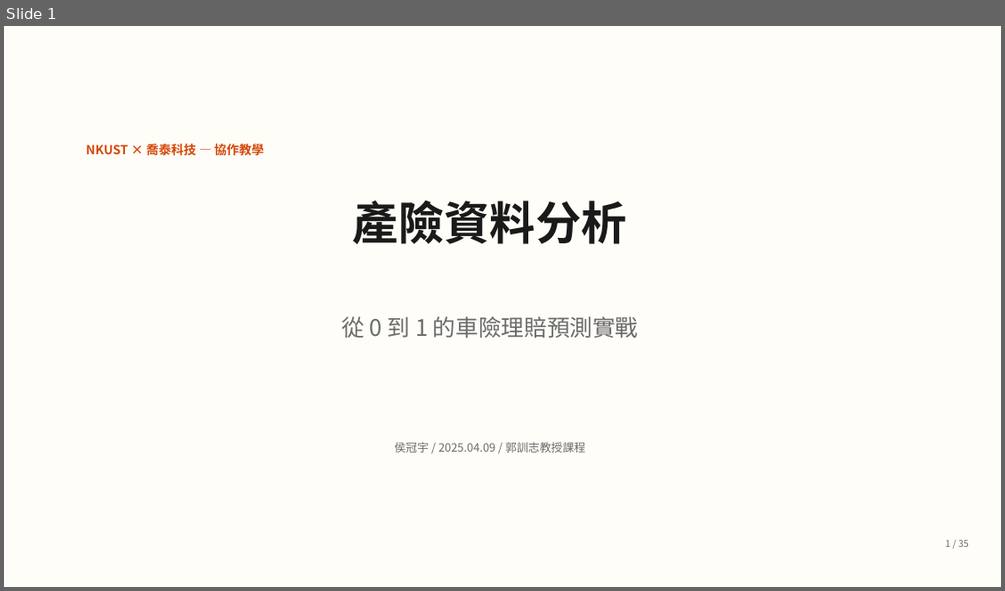
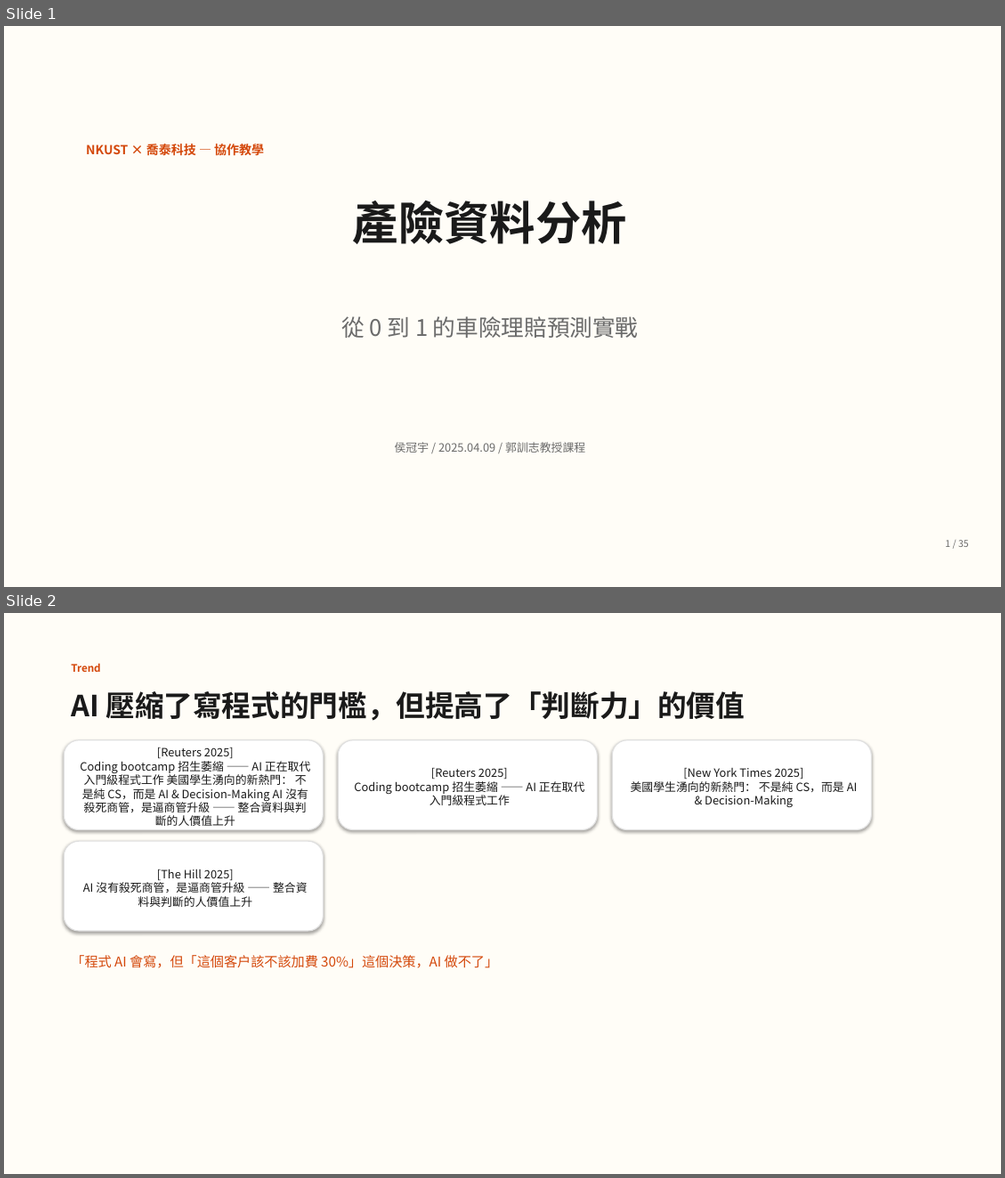
Before and after one commit to guanyuhoujeff/114-2-Data-Analysis-in-Casualty-Insurance-co-teaching, a slide deck: presentation_v2.pptx. Shown one above the other, each under a label of ours: slide 1 before the commit, slides 1 and 2 after it. The pictures are 1005x591 and 1005x1178 pixels, drawn with LibreOffice and Linux fonts; fonts in the diff are those of the drawing. Boxes give left, top, right and bottom in pixels: in the first picture for what was removed or moved away, otherwise in the second. Text is boxed around its words. In the diff, an @@ line names an element or a change of style, - is before the commit and + after.

```diff
--- a/presentation_v2.pptx
+++ b/presentation_v2.pptx
@@ slide 2 added at [4,613,1001,1174], background #FFFDF7 @@
@@ text added at [71,663,100,672], 10 pt, text #D4480B, bold @@
+Trend
@@ text added at [71,691,745,721], 28 pt, text #1A1A1A, bold @@
+AI 壓縮了寫程式的門檻，但提高了「判斷力」的價值
@@ rounded rectangle added at [64,740,324,830], fill #FFFFFF, outline #E0E0E0 1 pt, 11 pt, text #1A1A1A @@
+[Reuters 2025]
+Coding bootcamp 招生萎縮 —— AI 正在取代入門級程式工作 美國學生湧向的新熱門： 不是純 CS，而是 AI & Decision-Making AI 沒有殺死商管，是逼商管升級 —— 整合資料與判斷的人價值上升
@@ rounded rectangle added at [339,740,598,830], fill #FFFFFF, outline #E0E0E0 1 pt, 11 pt, text #1A1A1A @@
+[Reuters 2025]
+Coding bootcamp 招生萎縮 —— AI 正在取代入門級程式工作
@@ rounded rectangle added at [612,740,872,830], fill #FFFFFF, outline #E0E0E0 1 pt, 11 pt, text #1A1A1A @@
+[New York Times 2025]
+美國學生湧向的新熱門： 不是純 CS，而是 AI & Decision-Making
@@ rounded rectangle added at [64,841,324,931], fill #FFFFFF, outline #E0E0E0 1 pt, 11 pt, text #1A1A1A @@
+[The Hill 2025]
+AI 沒有殺死商管，是逼商管升級 —— 整合資料與判斷的人價值上升
@@ text added at [71,955,499,968], 13 pt, text #D4480B @@
+「程式 AI 會寫，但「這個客戶該不該加費 30%」這個決策，AI 做不了」
```
Also in this commit, not shown: 16 slides changed, 5 other slides added, 6 slides removed, 4 other files.
